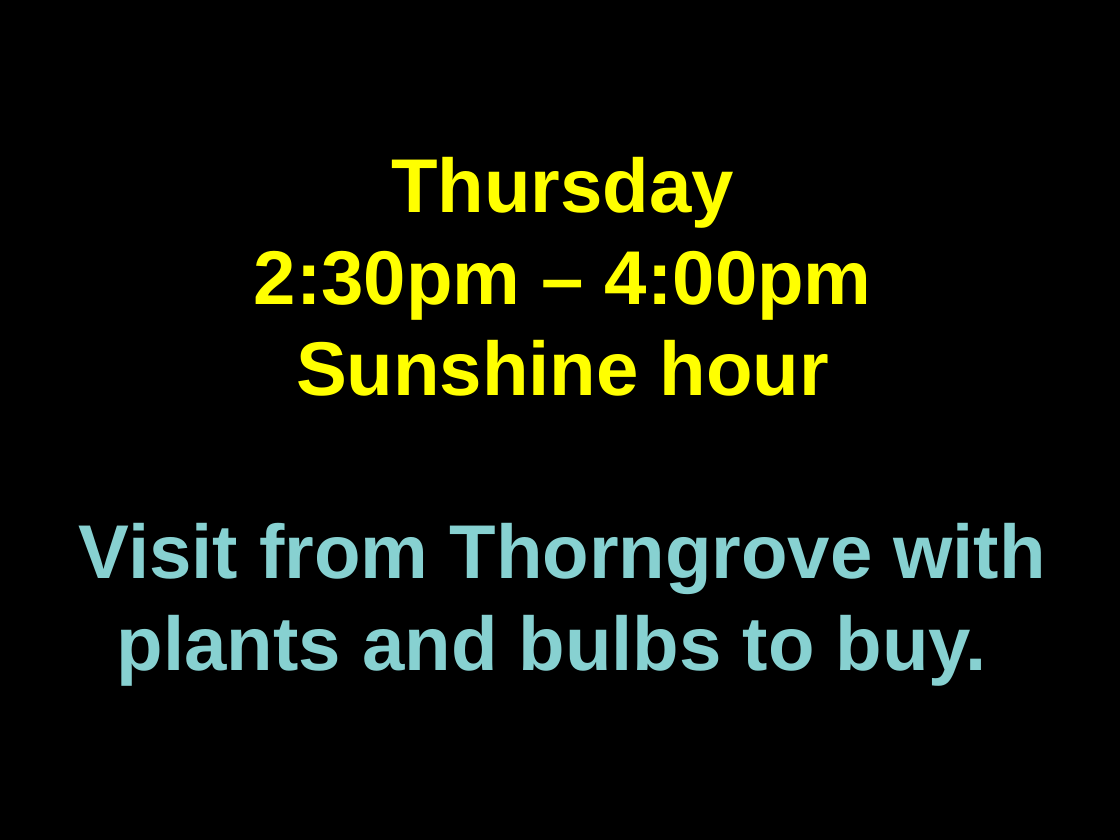
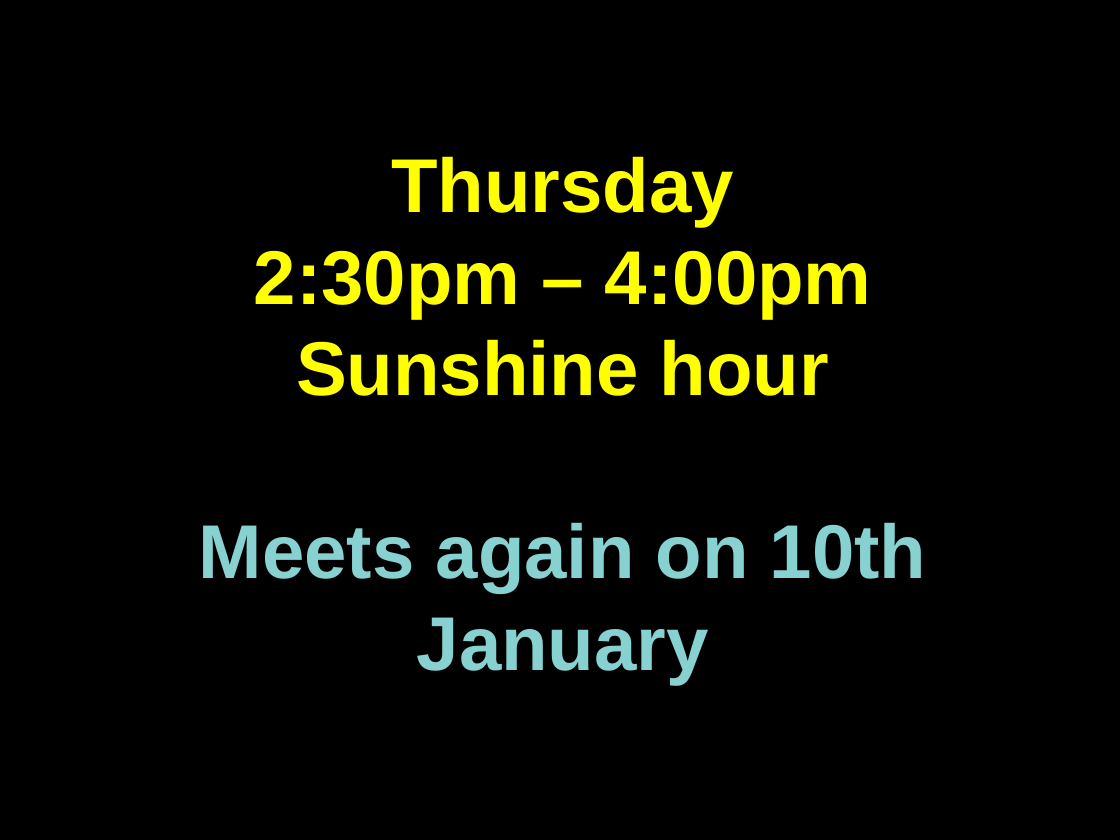
Before and after one commit to martinforsyth/bsuc-audio-visual, a slide deck: slide 15 of resources/presentations/impress/welcome.dark.background.odp (slide 16 before the commit). Drawn at 1120x840 pixels with LibreOffice and Linux fonts; fonts in the diff are those of the drawing. Boxes give left, top, right and bottom in pixels: in the first picture for what was removed or moved away, otherwise in the second. Text is boxed around its words. In the diff, an @@ line names an element or a change of style, - is before the commit and + after.

```diff
--- a/resources/presentations/impress/welcome.dark.background.odp
+++ b/resources/presentations/impress/welcome.dark.background.odp
@@ text at box(199, 522, 927, 684): text changed @@
-Visit from Thorngrove with plants and bulbs to buy.
+Meets again on 10th January
```
Also in this commit, not shown: 5 other slides changed, 5 slides added, 2 slides removed.
